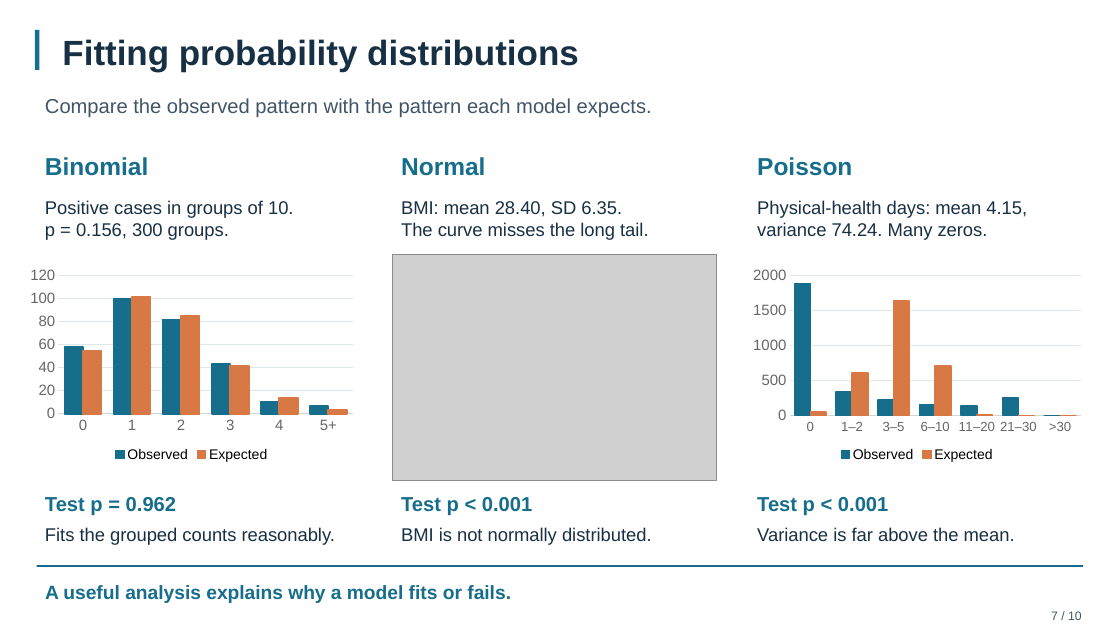
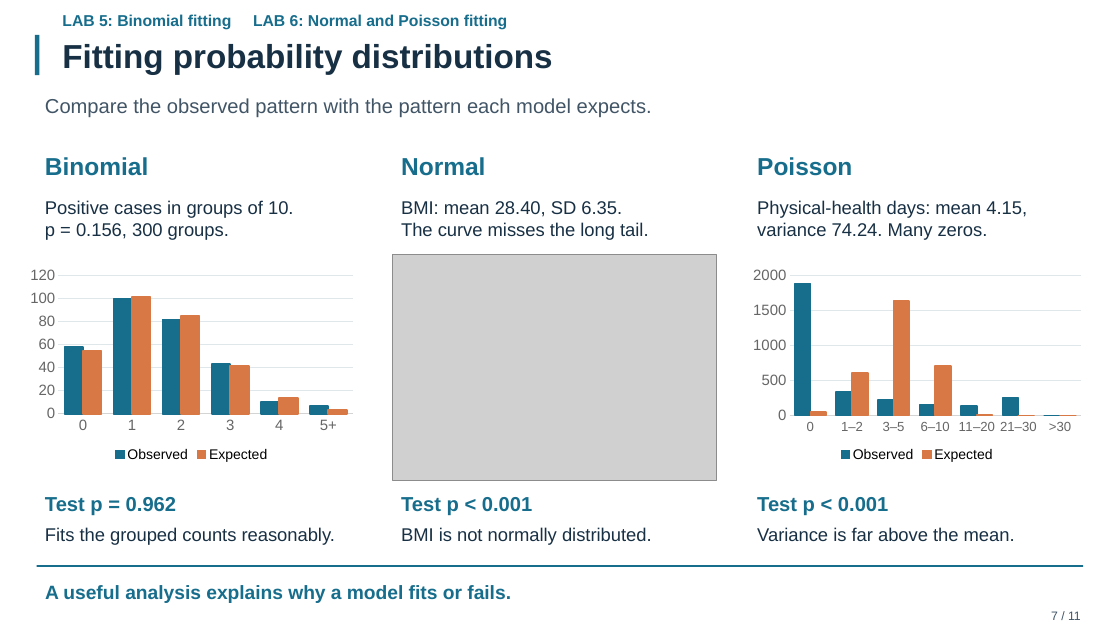
Before and after one commit to aryan8678/Maths-lab-project, a slide deck: slide 8 of submission/Diabetes_Statistics_Presentation.pptx. Drawn at 1120x630 pixels with LibreOffice and Linux fonts; fonts in the diff are those of the drawing; grey boxes stand for pictures. Boxes give left, top, right and bottom in pixels: in the first picture for what was removed or moved away, otherwise in the second. Text is boxed around its words. In the diff, an @@ line names an element or a change of style, - is before the commit and + after.

```diff
--- a/submission/Diabetes_Statistics_Presentation.pptx
+++ b/submission/Diabetes_Statistics_Presentation.pptx
@@ text added at <box>62,14,508,30</box>, 13.5 pt, text #176D8C, bold @@
+LAB 5: Binomial fitting LAB 6: Normal and Poisson fitting
@@ rectangle: place and size @@
-rectangle at <box>35,29,39,70</box>
+rectangle at <box>35,35,39,76</box>
@@ text "Fitting probability distributions" at <box>62,44,553,75</box>: size 30 to 28.5 pt @@
@@ text at <box>1051,611,1081,620</box>: text changed @@
-7 / 10
+7 / 11
```
Also in this commit, not shown: 9 other slides changed, 2 slides added, 1 slide removed, 14 other files.
